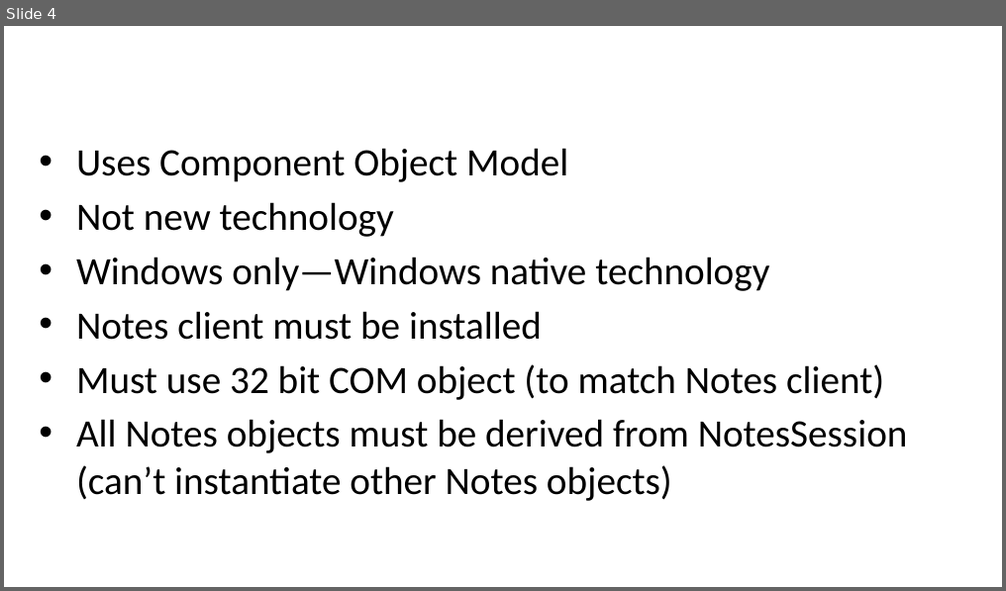
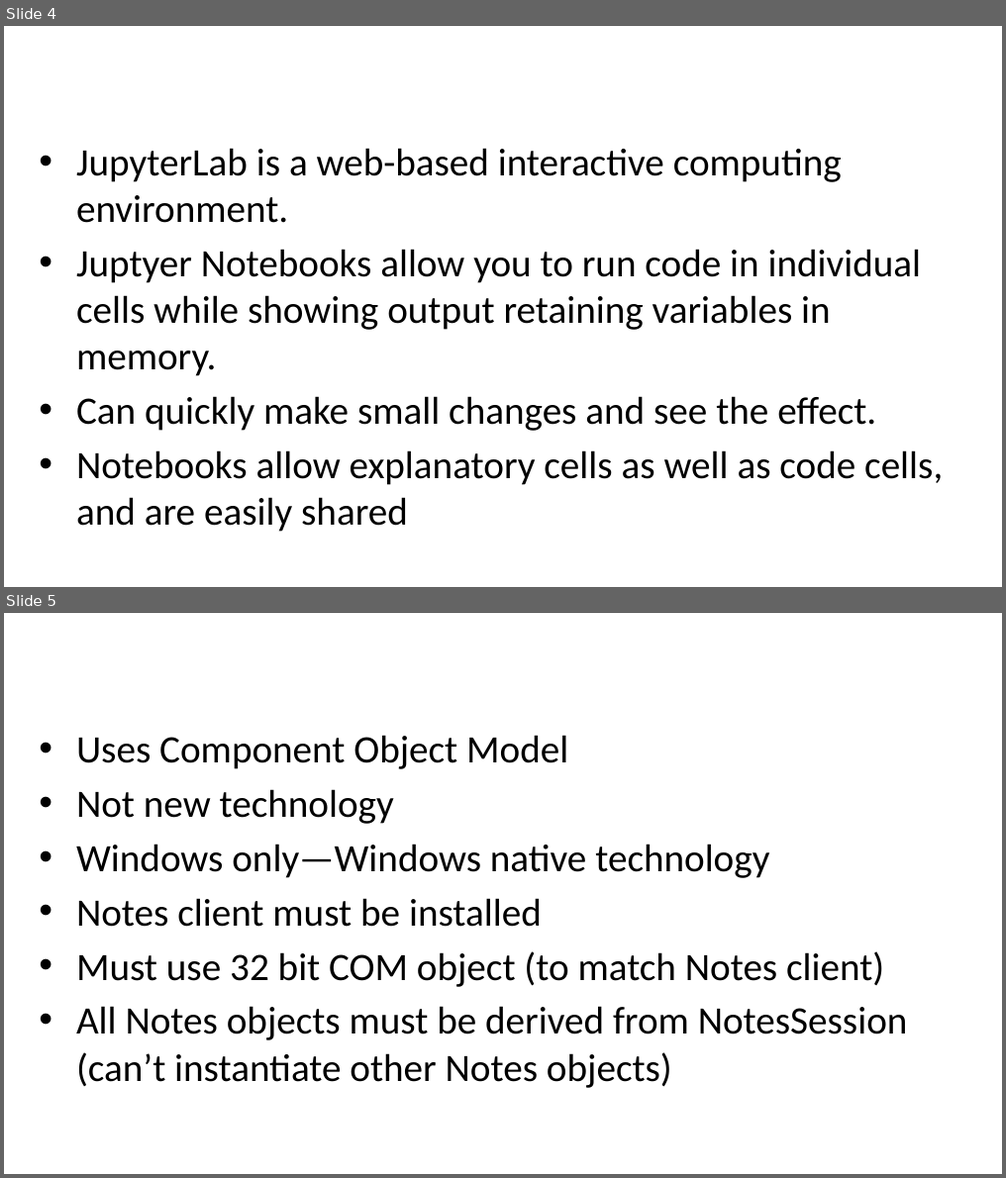
Before and after one commit to ewerfel/collabsphere, a slide deck: Collabsphere Presentation EW.pptx. Shown one above the other, each under a label of ours: slide 4 before the commit, slides 4 and 5 after it. The pictures are 1006x591 and 1006x1178 pixels, drawn with LibreOffice and Linux fonts; fonts in the diff are those of the drawing; background and template pictures are left out. Boxes give left, top, right and bottom in pixels: in the first picture for what was removed or moved away, otherwise in the second. Text is boxed around its words. In the diff, an @@ line names an element or a change of style, - is before the commit and + after.

```diff
--- a/Collabsphere Presentation EW.pptx
+++ b/Collabsphere Presentation EW.pptx
@@ slide 4 added at [4,26,1002,587], background picture (left out) @@
@@ title added at [4,41,820,74], 22 pt, text #FFFFFF @@
+Why Jupyter Notebook
@@ text added at [76,148,943,532], 28 pt, text #000000 @@
+• JupyterLab is a web-based interactive computing environment.
+• Juptyer Notebooks allow you to run code in individual cells while showing output retaining variables in memory.
+• Can quickly make small changes and see the effect.
+• Notebooks allow explanatory cells as well as code cells, and are easily shared
@@ what was slide 4 is now slide 5 @@
```
Also in this commit, not shown: 3 slides changed, 2 other slides added.
